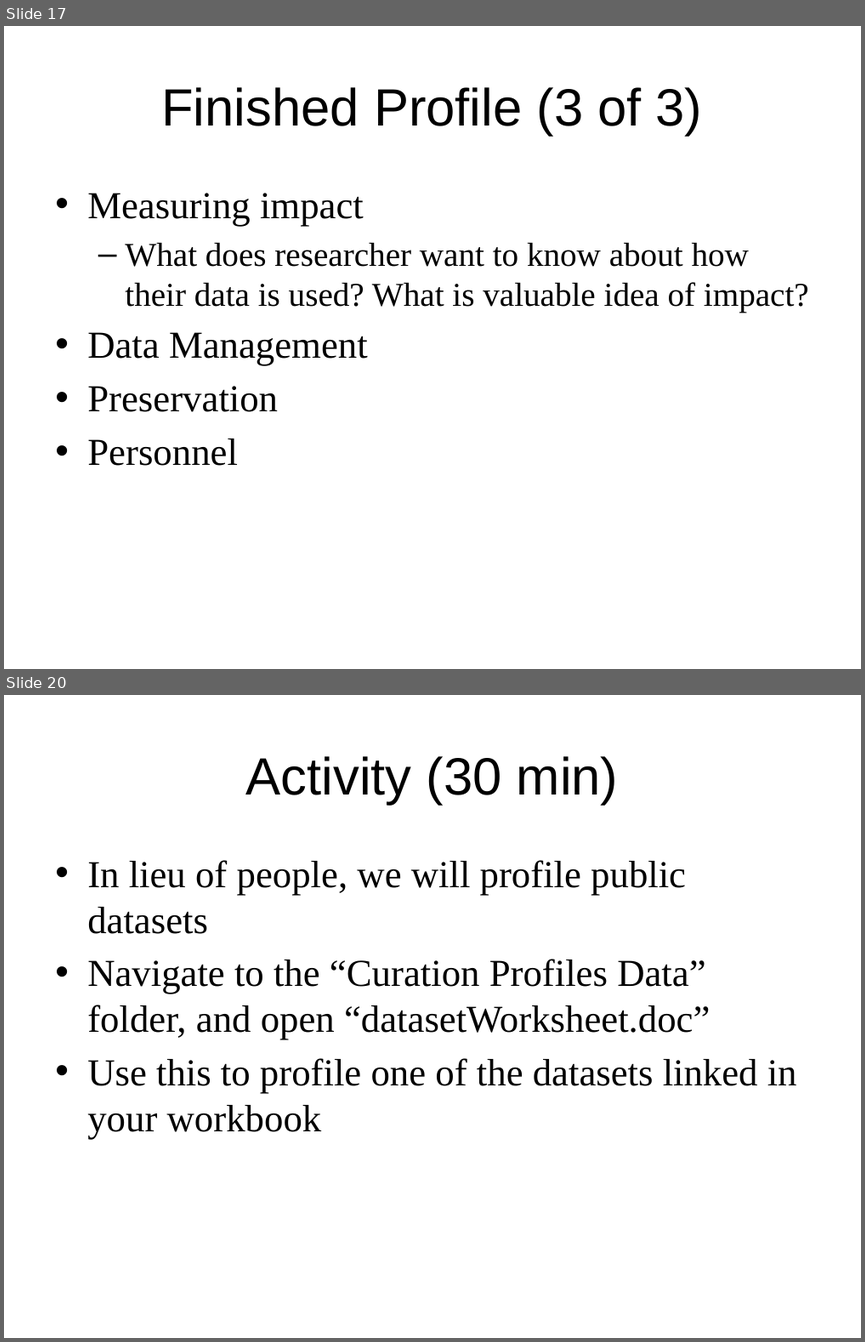
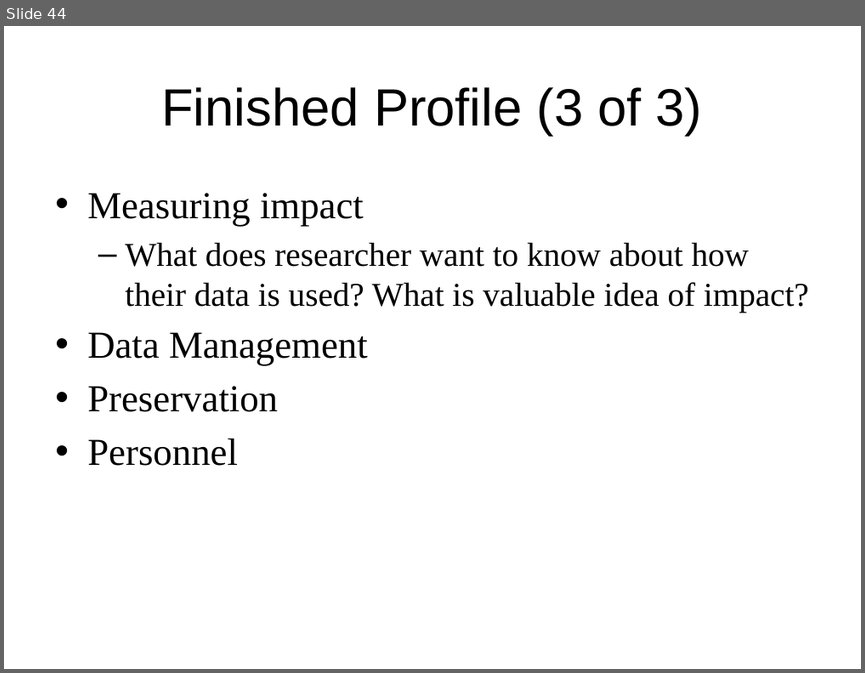
Before and after one commit to DataCurationWorkshop/Beijing-2015, a slide deck: Day1_Demo_DMPTools.pptx. Shown one above the other, each under a label of ours: slides 17 and 20 before the commit, slide 44 after it; the slides between them are not shown. The pictures are 865x1342 and 865x673 pixels, drawn with LibreOffice and Linux fonts; fonts in the diff are those of the drawing; background and template pictures are left out. Boxes give left, top, right and bottom in pixels: in the first picture for what was removed or moved away, otherwise in the second. Text is boxed around its words. In the diff, an @@ line names an element or a change of style, - is before the commit and + after.

```diff
--- a/Day1_Demo_DMPTools.pptx
+++ b/Day1_Demo_DMPTools.pptx
@@ slide 20 removed at [4,695,861,1338], background #FFFFFF @@
@@ title removed at [246,756,619,805] @@
-Activity (30 min)
@@ text removed at [87,860,797,1139] @@
-• In lieu of people, we will profile public datasets
-• Navigate to the “Curation Profiles Data” folder, and open “datasetWorksheet.doc”
-• Use this to profile one of the datasets linked in your workbook
@@ what was slide 17 is now slide 44 @@
```
Also in this commit, not shown: 2 slides changed, 24 slides added, 5 other slides removed, 1 other file.
